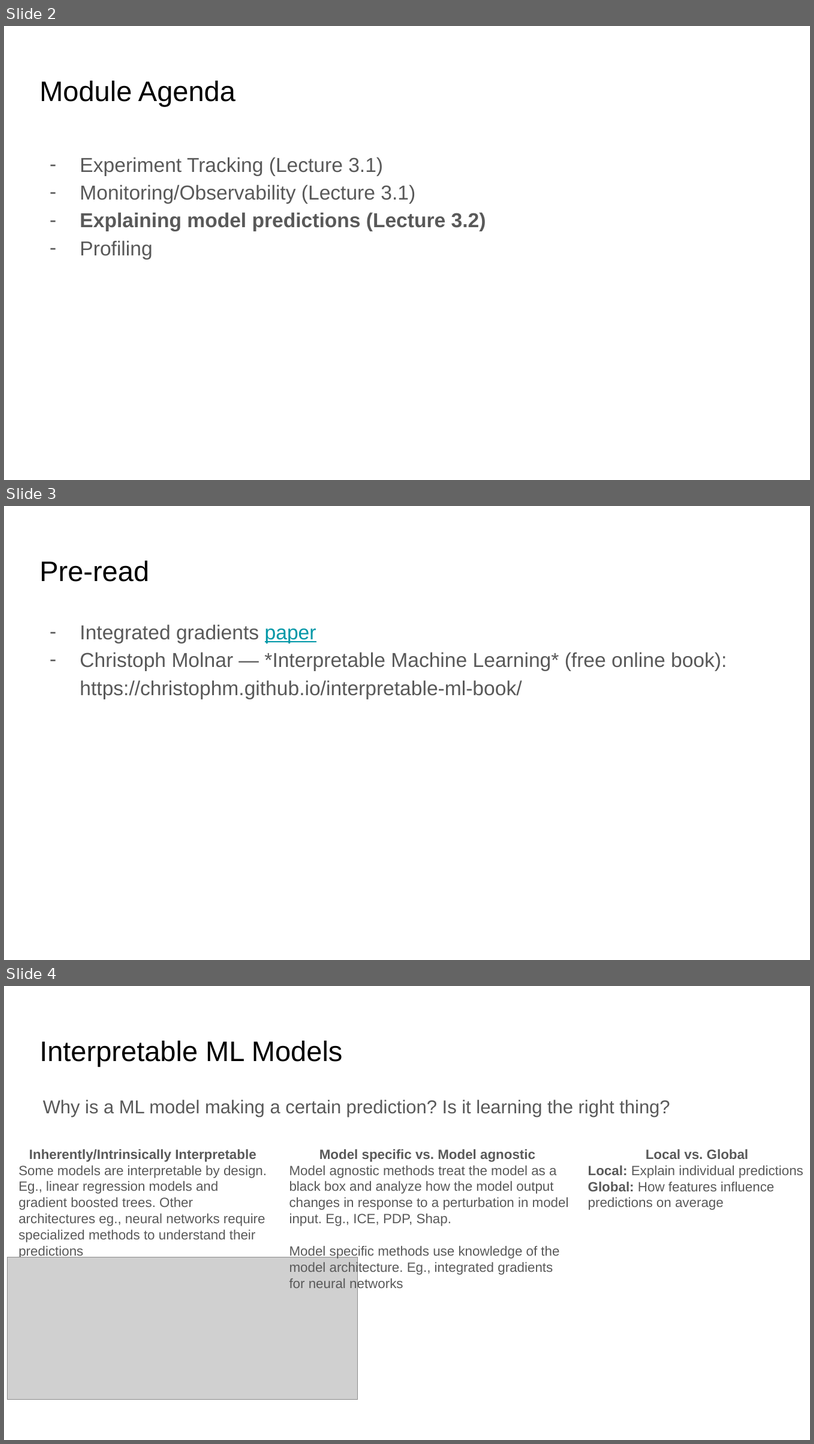
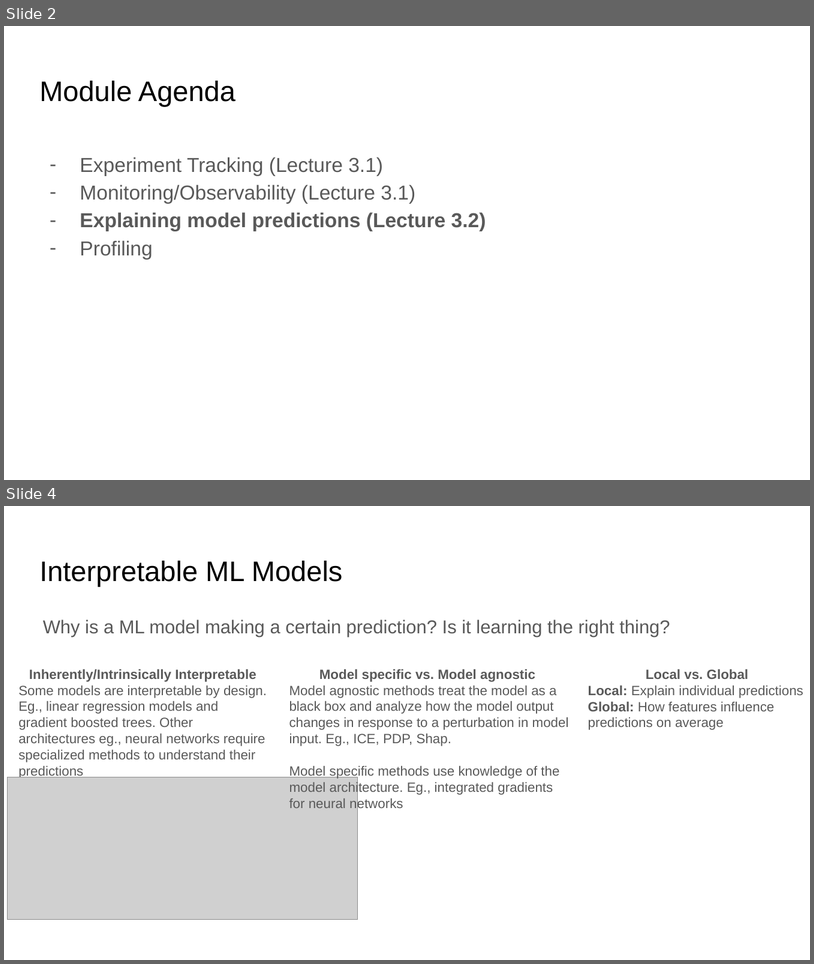
Before and after one commit to ankur6ue/deep-learning-course, a slide deck: Module 3/class_3.3/deep_learning_course_class_3.3.pptx. Shown one above the other, each under a label of ours: slides 2, 3 and 4 before the commit, slides 2 and 4 after it; the slides between them are not shown. The pictures are 814x1444 and 814x964 pixels, drawn with LibreOffice and Linux fonts; fonts in the diff are those of the drawing; grey boxes stand for pictures. Boxes give left, top, right and bottom in pixels: in the first picture for what was removed or moved away, otherwise in the second. Text is boxed around its words. In the diff, an @@ line names an element or a change of style, - is before the commit and + after.

```diff
--- a/Module 3/class_3.3/deep_learning_course_class_3.3.pptx
+++ b/Module 3/class_3.3/deep_learning_course_class_3.3.pptx
@@ slide 3 removed at [4,506,810,960], background #FFFFFF @@
@@ title removed at [39,561,149,582] @@
-Pre-read
@@ text removed at [80,624,727,699] @@
-– Integrated gradients paper
-– Christoph Molnar — *Interpretable Machine Learning* (free online book): https://christophm.github.io/interpretable-ml-book/
```
Also in this commit, not shown: 1 slide changed, 1 slide added, 3 other files.
